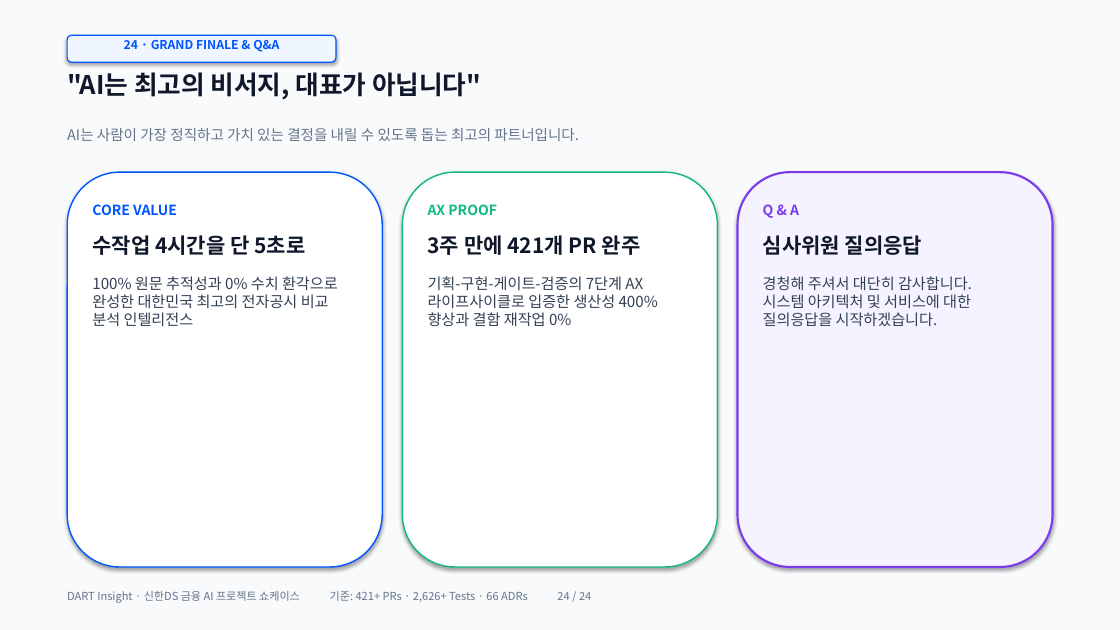
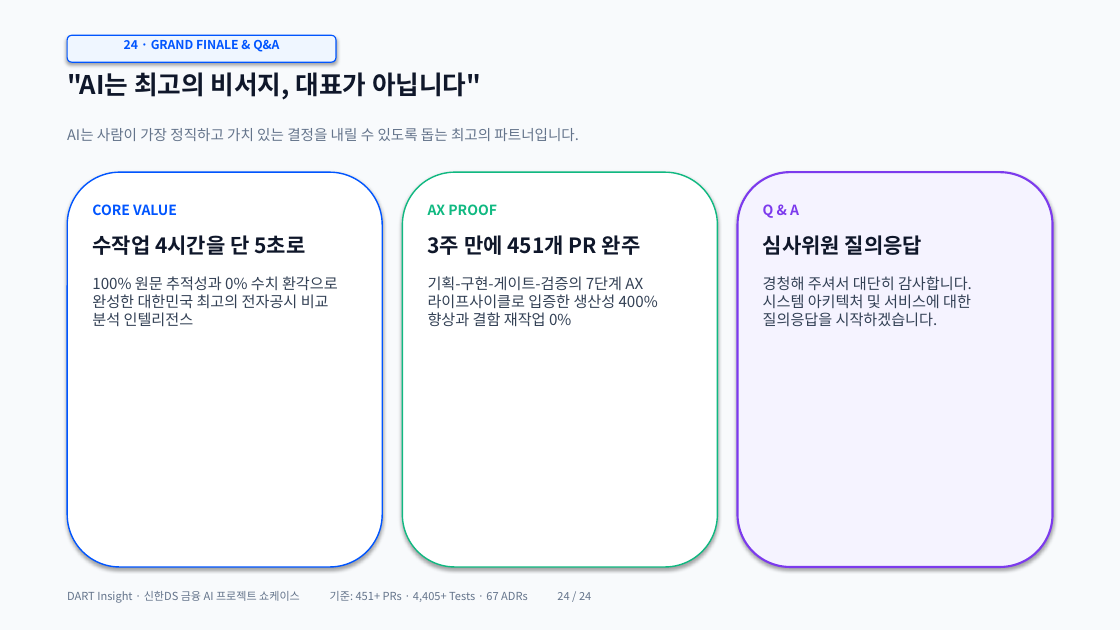
Before and after one commit to ShinhanDSProject/dart-insight, a slide deck: slide 24 of frontend/public/easter/DART_Insight_Presentation.pptx. Drawn at 1120x630 pixels with LibreOffice and Linux fonts; fonts in the diff are those of the drawing. Boxes give left, top, right and bottom in pixels: in the first picture for what was removed or moved away, otherwise in the second. Text is boxed around its words. In the diff, an @@ line names an element or a change of style, - is before the commit and + after.

```diff
--- a/frontend/public/easter/DART_Insight_Presentation.pptx
+++ b/frontend/public/easter/DART_Insight_Presentation.pptx
@@ text at (428, 235, 641, 255): text changed @@
-3주 만에 421개 PR 완주
+3주 만에 451개 PR 완주
@@ text at (67, 591, 591, 603): text changed @@
-DART Insight · 신한DS 금융 AI 프로젝트 쇼케이스 기준: 421+ PRs · 2,626+ Tests · 66 ADRs 24 / 24
+DART Insight · 신한DS 금융 AI 프로젝트 쇼케이스 기준: 451+ PRs · 4,405+ Tests · 67 ADRs 24 / 24
```
Also in this commit, not shown: 23 other slides changed, 1 other file.
